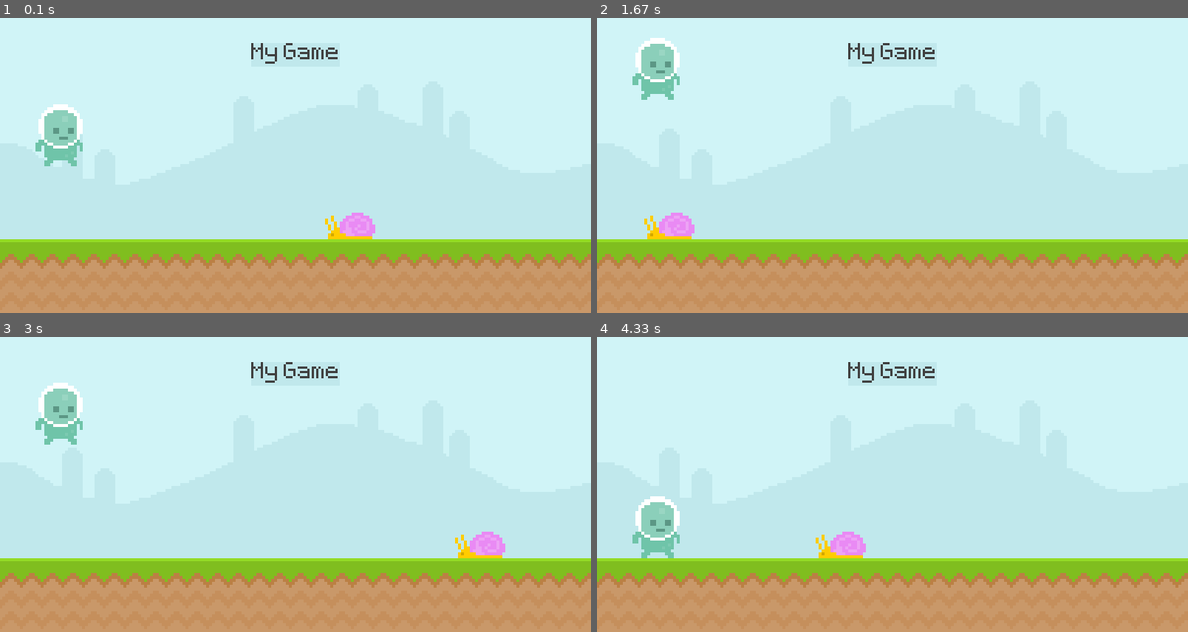
Above: before the commit, frames 1-4 (two rows, left to right).
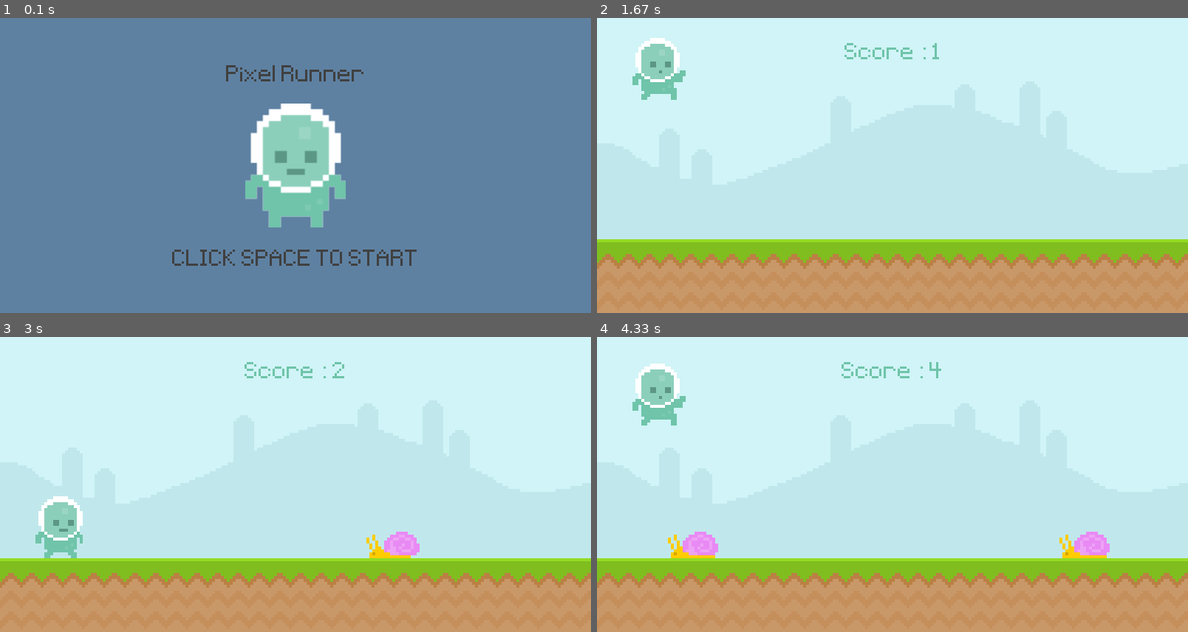
Above: after the commit, the same moments.

Repository: rpram07/runner-pygame
Game: pygame game, started from runner.py
The game is run twice, just before and just after one commit, with the same random seed, the same clock (stepped at 60 frames per second) and the same inputs.
Inputs (mouse positions are in pixels of both pictures, inside the frame that each line leads up to):
- Up to frame 1 (0.1 s): no input
- Up to frame 2 (1.67 s): tap Space at 0.33, 0.67, 1.07, 1.37 s
- Up to frame 3 (3 s): click (153, 425) at 1.88 s; tap Space at 2.23, 2.53, 2.73 s
- Up to frame 4 (4.33 s): tap Space at 3.03, 3.63, 3.93 s; click (1075, 478) at 4.05 s

The runs differ from the first frame. In frame 1, 100% of the frame differs, in the area x 0-100%, y 0-100%; in frame 2, 1.1%; in frame 3, 4.1%; in frame 4, 4.6%.

Commit message:
added dynamic enemies, player movement and other stuffs..

Diff:
--- a/runner.py
+++ b/runner.py
@@ -1,7 +1,38 @@
 import pygame
 from sys import exit
+from random import randint
 
-import pygame.image
+def obstacle_movement(obstacle_list):
+    if obstacle_list:
+        for ele in obstacle_list:
+            ele.x -= 5
+            if ele.bottom == 300:
+                screen.blit(snail_surface, ele)
+            else:
+                screen.blit(fly_surface, ele)
+        obstacle_list = [obstacle for obstacle in obstacle_list if obstacle.x > -100]
+        return obstacle_list
+    else :
+        return []
+
+def collisions(obstacle_list, player):
+    if obstacle_list:
+        for ele in obstacle_list:
+            if ele.colliderect(player):
+                return False
+        return True
+    return True
+
+def player_animation():
+    global player_surface, player_index
+
+    if player_rect.bottom < 300:
+        player_surface = player_jump
+    else:
+        player_index += 0.1
+        if player_index >= len(player_walk) : player_index = 0
+        player_surface = player_walk[int(player_index)]
+
 
 pygame.init()
 screen = pygame.display.set_mode((800, 400))
@@ -10,21 +41,63 @@
 clock = pygame.time.Clock()
 font = pygame.font.Font('font/Pixeltype.ttf', 50)
 
-game_active = True
+game_active = False
 sky_surface = pygame.image.load('graphics/Sky.png').convert()
 ground = pygame.image.load('graphics/ground.png').convert_alpha()
 
-score_surface = font.render('My Game', False, (64,64,64))
-score_rect = score_surface.get_rect(center = (400, 50))
+#score_surface = font.render('My Game', False, (64,64,64))
+#score_rect = score_surface.get_rect(center = (400, 50))
 
-player_surface = pygame.image.load('graphics/Player/player_walk_1.png').convert_alpha()
+player_walk_1= pygame.image.load('graphics/Player/player_walk_1.png').convert_alpha()
+player_walk_2= pygame.image.load('graphics/Player/player_walk_2.png').convert_alpha()
+player_walk = [player_walk_1, player_walk_2]
+player_jump = pygame.image.load('graphics/Player/jump.png').convert_alpha()
+player_index = 0
+player_surface = player_walk[player_index]
 player_rect = player_surface.get_rect(midbottom = (80, 300))
 
-snail_surface = pygame.image.load('graphics/snail/snail1.png')
-snail_rect = snail_surface.get_rect(midbottom = (500, 300))
+snail_frame1 = pygame.image.load('graphics/snail/snail1.png')
+snail_frame2 = pygame.image.load('graphics/snail/snail2.png')
+snail_frames = [snail_frame1, snail_frame2]
+snail_frame_index = 0
+snail_surface = snail_frames[snail_frame_index]
+
+fly_surface1 = pygame.image.load('graphics/Fly/Fly1.png')
+fly_surface2 = pygame.image.load('graphics/Fly/Fly2.png')
+fly_frames = [fly_surface1, fly_surface2]
+fly_frame_index = 0
+fly_surface = fly_frames[fly_frame_index]
 
 player_gravity = -20
+start_time = 0
+score = 0
+obstacle_rect_list = []
+obstacle_timer = pygame.USEREVENT + 1
+pygame.time.set_timer(obstacle_timer, 1500)
 
+snail_timer = pygame.USEREVENT + 2
+pygame.time.set_timer(snail_timer, 500)
+
+fly_timer = pygame.USEREVENT + 3
+pygame.time.set_timer(fly_timer, 200)
+
+player_stand = pygame.image.load('graphics/Player/player_stand.png').convert_alpha()
+player_stand = pygame.transform.rotozoom(player_stand, 0,2)
+player_stand_rect = player_stand.get_rect(center = (400, 200))
+
+
+game_name = font.render('Pixel Runner', False , (64,64,64))
+game_name_rect = game_name.get_rect(center = (400, 80))
+
+start_text = font.render('CLICK SPACE TO START', False , (64,64,64))
+start_text_rect = start_text.get_rect(center = (400, 330))
+
+def display_score():
+    current_time = int(pygame.time.get_ticks() / 1000) - start_time
+    score_surface = font.render(f'Score : {current_time}', False, (111,196,169))
+    score_rect = score_surface.get_rect(center = (400, 50))
+    screen.blit(score_surface, score_rect)
+    return current_time
 while True:
     for event in pygame.event.get():
         if event.type == pygame.QUIT:
@@ -37,36 +110,61 @@
             if event.type == pygame.MOUSEBUTTONDOWN:
                 if player_rect.collidepoint(event.pos) and player_rect.bottom >= 300:
                     player_gravity = -20
-
+            if event.type == obstacle_timer:
+                if(randint(0,2)):
+                    obstacle_rect_list.append(snail_surface.get_rect(midbottom = (randint(900,1100), 300)))
+                else:
+                    obstacle_rect_list.append(fly_surface.get_rect(midbottom = (randint(900,1100), 200)))
+            if event.type == snail_timer:
+                if snail_frame_index == 0: snail_frame_index = 1
+                else : snail_frame_index = 0
+                snail_surface = snail_frames[snail_frame_index]
+            if event.type == fly_timer:
+                if fly_frame_index == 0: fly_frame_index = 1
+                else : fly_frame_index = 0
+                fly_surface = fly_frames[fly_frame_index]
         else:
             if event.type == pygame.KEYDOWN and event.key == pygame.K_SPACE:
                 game_active = True
-                snail_rect.left = 800
+                start_time = int(pygame.time.get_ticks() / 1000)
     if game_active:
         screen.blit(sky_surface, (0,0))
         screen.blit(ground, (0, 300))
-        pygame.draw.rect(screen,'#c0e8ec', score_rect)
-        pygame.draw.rect(screen,'#c0e8ec', score_rect, 10)
+
+        obstacle_rect_list = obstacle_movement(obstacle_rect_list)
+        #pygame.draw.rect(screen,'#c0e8ec', score_rect)
+        #pygame.draw.rect(screen,'#c0e8ec', score_rect, 10)
         # pygame.draw.line(screen, 'Red', (0,0), (800,400))
-        screen.blit(score_surface, score_rect)
-
+        #screen.blit(score_surface, score_rect)
+        score = display_score()
         #player
         player_gravity += 1
         player_rect.y += player_gravity
-
+        player_animation()
         if player_rect.bottom >= 300:
             player_rect.bottom = 300
         screen.blit(player_surface, player_rect)
 
-        snail_rect.x -= 4
-        if snail_rect.right <= 0 :
-            snail_rect.left = 800
-        screen.blit(snail_surface, snail_rect)
-
-        if player_rect.colliderect(snail_rect):
-            game_active = False
+        # snail_rect.x -= 4
+        # if snail_rect.right <= 0 :
+        #     snail_rect.left = 800
+        # screen.blit(snail_surface, snail_rect)
+        game_active = collisions(obstacle_rect_list, player_rect)
+        # if player_rect.colliderect(snail_rect):
+        #     game_active = False
 
     else:
-        screen.fill('Yellow')
+        screen.fill((94,129,162))
+        obstacle_rect_list.clear()
+        player_rect.midbottom = (80, 300)
+        player_gravity = 0
+        screen.blit(player_stand, player_stand_rect)
+        if score == 0:
+            screen.blit(start_text, start_text_rect)
+        else:
+            score_surface = font.render(f'Score: {score}', False, (111,196,169))
+            score_surface_rect = score_surface.get_rect(center = (400, 330))
+            screen.blit(score_surface, score_surface_rect)
+        screen.blit(game_name, game_name_rect)
     pygame.display.update()
     clock.tick(60)
